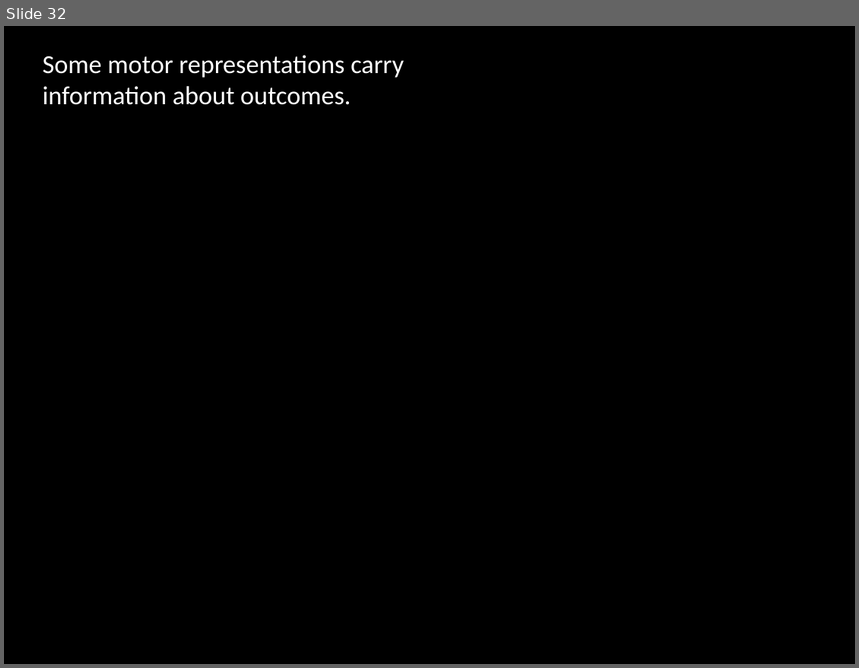
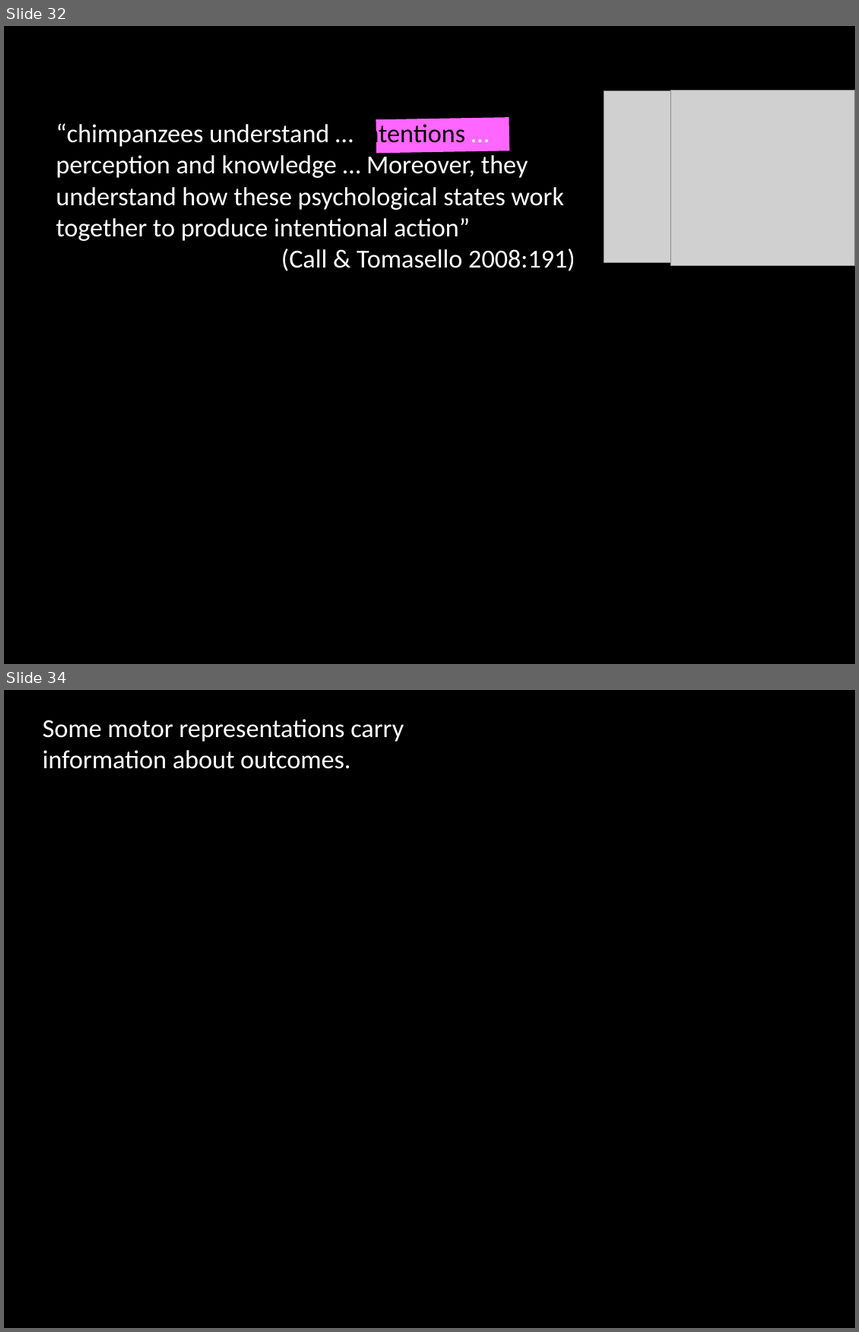
Before and after one commit to butterfill/lecture_mindreading_joint_action_philosophical_tools, a slide deck: lecture05 actions intentions goals/lecture05.ppt.pptx. Shown one above the other, each under a label of ours: slide 32 before the commit, slides 32 and 34 after it; the slides between them are not shown. The pictures are 859x668 and 859x1332 pixels, drawn with LibreOffice and Linux fonts; fonts in the diff are those of the drawing; grey boxes stand for pictures. Boxes give left, top, right and bottom in pixels: in the first picture for what was removed or moved away, otherwise in the second. Text is boxed around its words. In the diff, an @@ line names an element or a change of style, - is before the commit and + after.

```diff
--- a/lecture05 actions intentions goals/lecture05.ppt.pptx
+++ b/lecture05 actions intentions goals/lecture05.ppt.pptx
@@ slide 32 added at [4, 26, 855, 664], background #000000 @@
@@ picture added at [604, 91, 734, 263] @@
@@ picture added at [671, 91, 855, 266] @@
@@ text added at [56, 121, 576, 271], 22 pt, text #FFFFFF @@
+“chimpanzees understand … intentions … perception and knowledge … Moreover, they understand how these psychological states work together to produce intentional action”
+(Call & Tomasello 2008:191)
@@ rectangle added at [376, 118, 509, 153], fill #FF66FF @@
@@ what was slide 32 is now slide 34 @@
```
Also in this commit, not shown: 2 slides changed, 7 other slides added, 4 slides removed, 5 other files.
